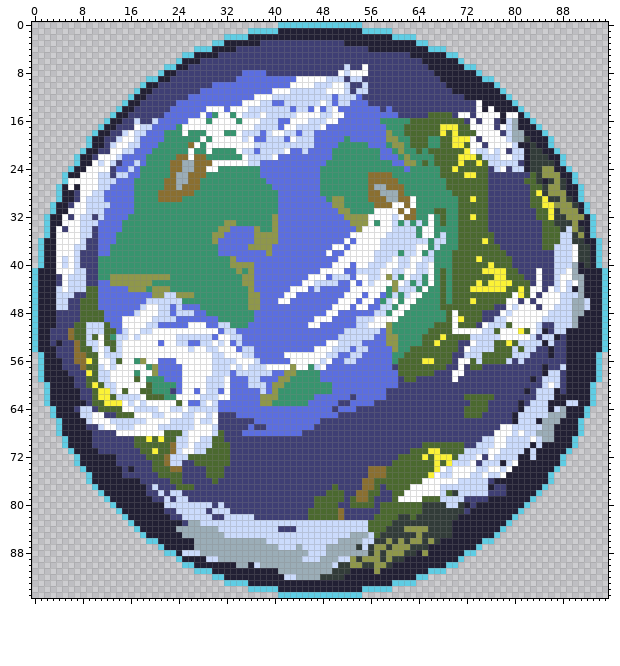
Sprite sheet -- assets/images/Planet-Life.png. That is the earlier state.
The file is 96x96 pixels.
After:
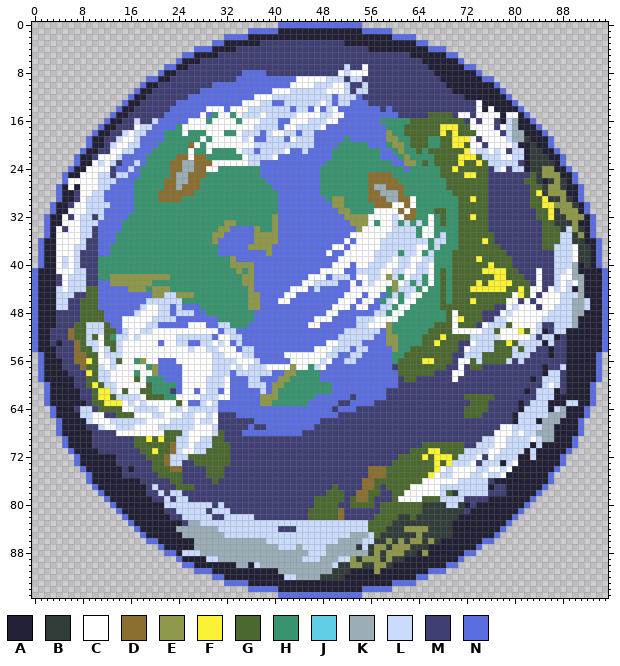
Palette (. is transparent): A #222034  B #323c39  C #ffffff  D #8a6f30  E #8f974a  F #fbf236  G #4b692f  H #37946e  J #5fcde4  K #9badb7  L #cbdbfc  M #3f3f74  N #5b6ee1
Author's note on the commit: Added an explosion. Updated atmosphere on life planet
Edits made:
Colour J gives way to colour N in row 0 at x 41 to 54; in row 1 at x 36 to 40 and 55 to 59; in row 2 at x 32 to 35 and 60 to 63; in row 3 at x 30 to 31 and 64 to 65; in row 4 at x 27 to 29 and 66 to 68; in row 5 at x 25 to 26 and 69 to 70.
Colour J gives way to colour N in row 6 at x 24 and 71; in row 7 at x 22 to 23 and 72 to 73; in row 8 at x 21 and 74; in row 9 at x 19 to 20 and 75 to 76; in row 10 at x 18 and 77; in row 11 at x 17 and 78.
Colour J gives way to colour N in row 12 at x 16 and 79; in row 13 at x 15 and 80; in row 14 at x 14 and 81; in row 15 at x 13 and 82; in row 16 at x 12 and 83; in row 17 at x 11 and 84.
Colour J gives way to colour N in row 18 at x 10 and 85; in rows 19 to 20 at x 9 and 86; in row 21 at x 8 and 87; in rows 22 to 23 at x 7 and 88; in row 24 at x 6 and 89; in rows 25 to 26 at x 5 and 90.
Colour J gives way to colour N in rows 27 to 29 at x 4 and 91; in rows 30 to 31 at x 3 and 92; in rows 32 to 35 at x 2 and 93; in rows 36 to 40 at x 1 and 94; in rows 41 to 54 at x 0 and 95; in rows 55 to 59 at x 1 and 94.
Colour J gives way to colour N in rows 60 to 63 at x 2 and 93; in rows 64 to 65 at x 3 and 92; in rows 66 to 68 at x 4 and 91; in rows 69 to 70 at x 5 and 90; in row 71 at x 6 and 89; in rows 72 to 73 at x 7 and 88.
Colour J gives way to colour N in row 74 at x 8 and 87; in rows 75 to 76 at x 9 and 86; in row 77 at x 10 and 85; in row 78 at x 11 and 84; in row 79 at x 12 and 83; in row 80 at x 13 and 82.
Colour J gives way to colour N in row 81 at x 14 and 81; in row 82 at x 15 and 80; in row 83 at x 16 and 79; in row 84 at x 17 and 78; in row 85 at x 18 and 77; in row 86 at x 19 to 20 and 75 to 76.
Colour J gives way to colour N in row 87 at x 21 and 74; in row 88 at x 22 to 23 and 72 to 73; in row 89 at x 24 and 71; in row 90 at x 25 to 26 and 69 to 70; in row 91 at x 27 to 29 and 66 to 68; in row 92 at x 30 to 31 and 64 to 65.
Colour J gives way to colour N in row 93 at x 32 to 35 and 60 to 63; in row 94 at x 36 to 40 and 55 to 59; in row 95 at x 41 to 54.
